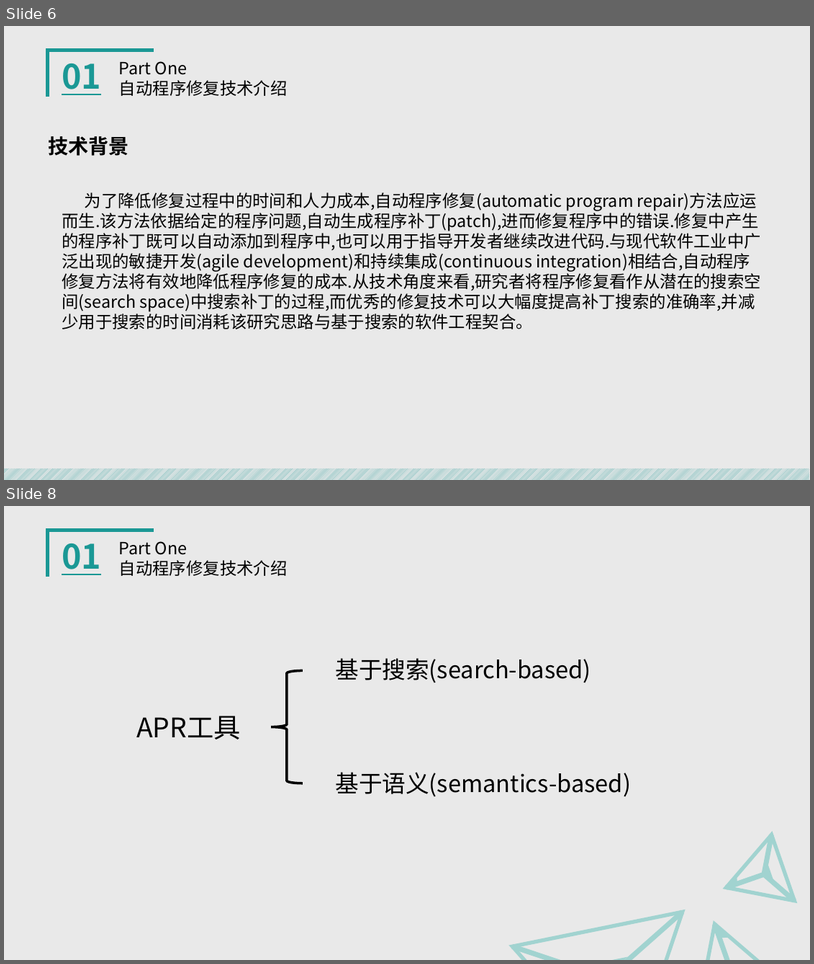
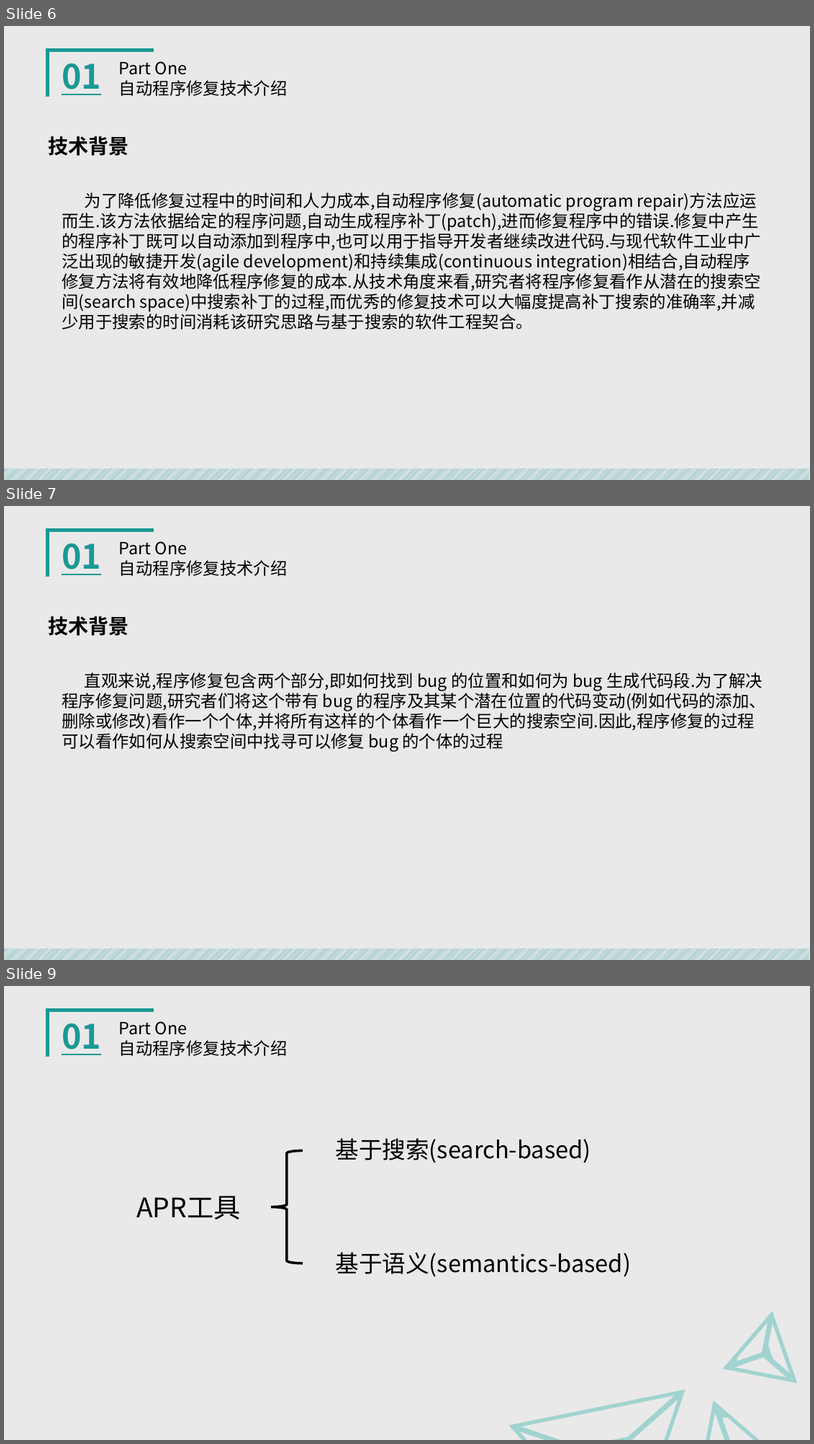
Before and after one commit to Ggiiljj/BALL_Date, a slide deck: 小组作业/SE2019春-G06-翻转课堂自动程序修复.pptx. Shown one above the other, each under a label of ours: slides 6 and 8 before the commit, slides 6, 7 and 9 after it; the slides between them are not shown. The pictures are 814x964 and 814x1444 pixels, drawn with LibreOffice and Linux fonts; fonts in the diff are those of the drawing. Boxes give left, top, right and bottom in pixels: in the first picture for what was removed or moved away, otherwise in the second. Text is boxed around its words. In the diff, an @@ line names an element or a change of style, - is before the commit and + after.

```diff
--- a/小组作业/SE2019春-G06-翻转课堂自动程序修复.pptx
+++ b/小组作业/SE2019春-G06-翻转课堂自动程序修复.pptx
@@ slide 7 added at box(4, 506, 810, 960), background #E9E9E9; not listed: 2 template elements that a slide beside it also shows @@
@@ text added at box(62, 543, 101, 575), 40 pt, text #1A9895, bold, underline @@
+01
@@ text added at box(119, 541, 288, 576), 20 pt, text #000000 @@
+Part One
+自动程序修复技术介绍
@@ text added at box(49, 616, 129, 636), 24 pt, text #000000, bold @@
+技术背景
@@ text added at box(62, 672, 766, 752), 20 pt, text #000000 @@
+直观来说,程序修复包含两个部分,即如何找到 bug 的位置和如何为 bug 生成代码段.为了解决程序修复问题,研究者们将这个带有 bug 的程序及其某个潜在位置的代码变动(例如代码的添加、删除或修改)看作一个个体,并将所有这样的个体看作一个巨大的搜索空间.因此,程序修复的过程可以看作如何从搜索空间中找寻可以修复 bug 的个体的过程
@@ what was slide 8 is now slide 9 @@
```
Also in this commit, not shown: 9 slides changed, 4 other slides added, 1 slide removed, 3 other files.
